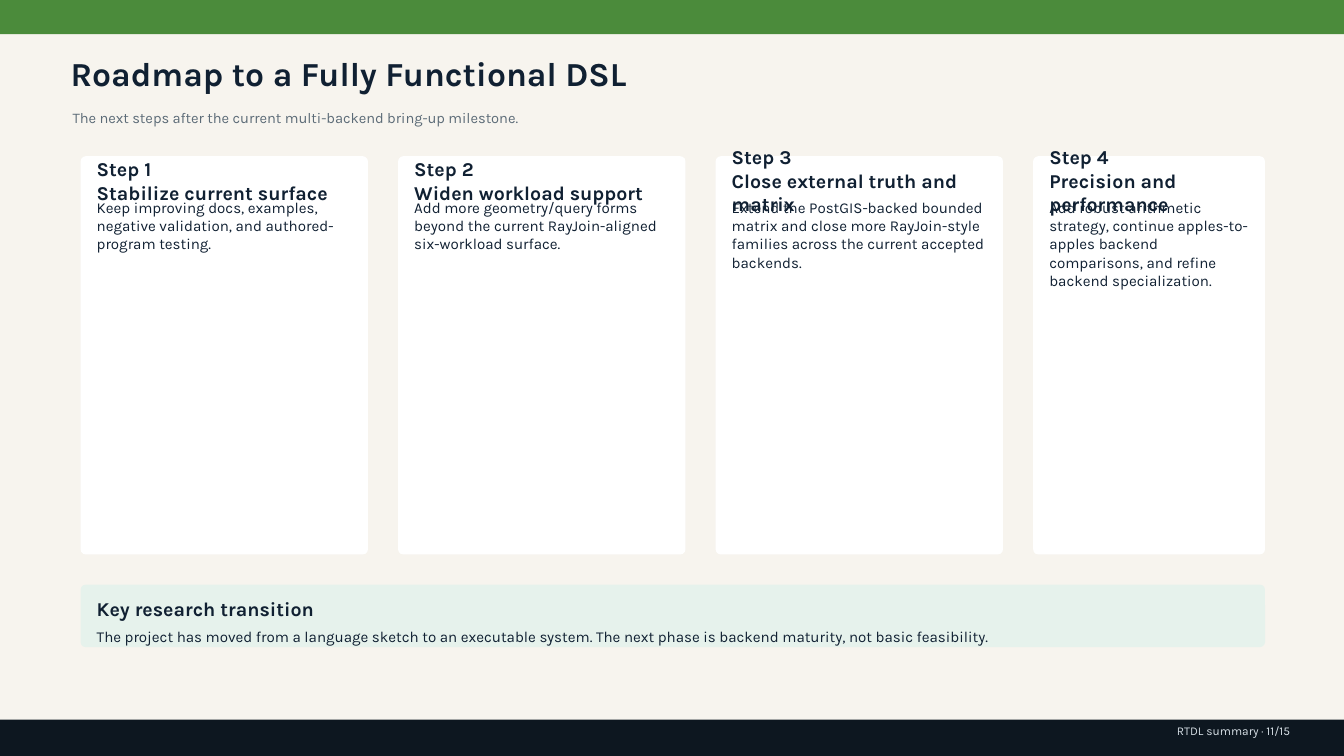
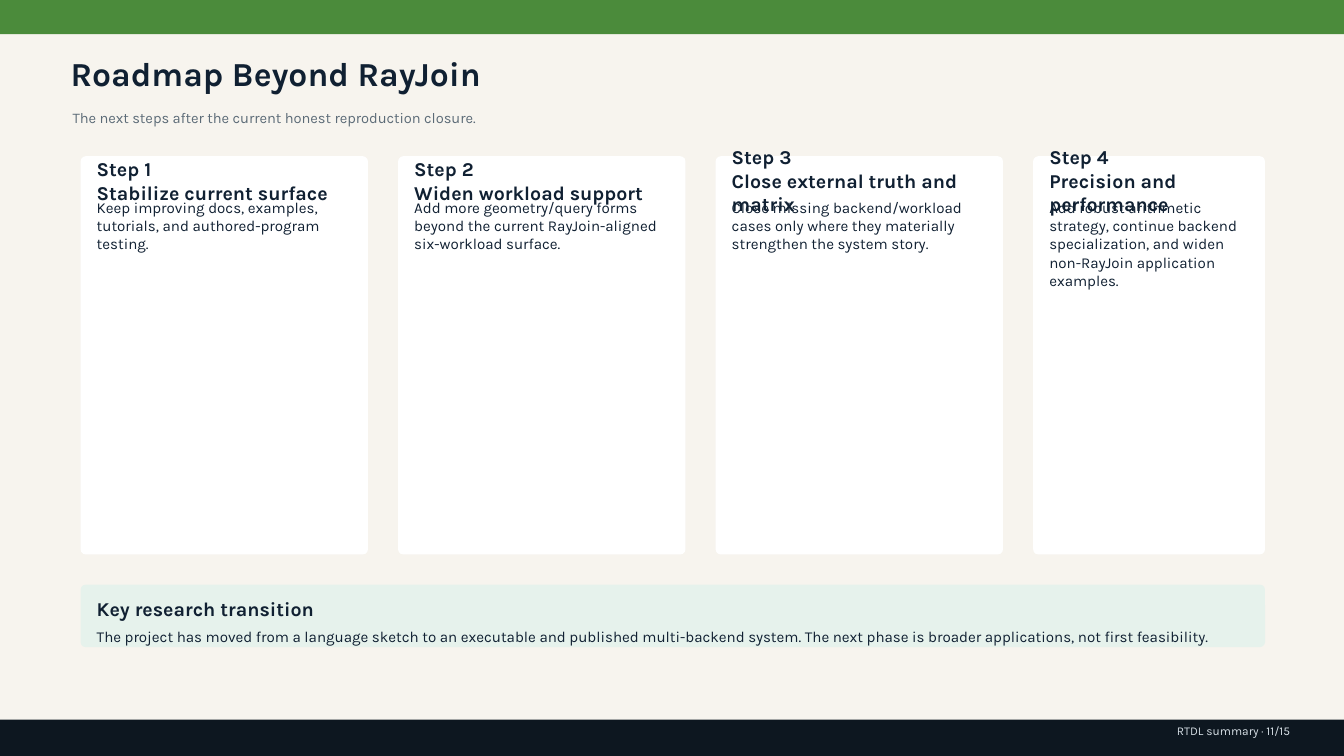
Before and after one commit to rubaolee/rtdl, a slide deck: slide 11 of rtdl_status_summary.pptx. Drawn at 1344x756 pixels with LibreOffice and Linux fonts; fonts in the diff are those of the drawing. Boxes give left, top, right and bottom in pixels: in the first picture for what was removed or moved away, otherwise in the second. Text is boxed around its words. In the diff, an @@ line names an element or a change of style, - is before the commit and + after.

Commit message:
Publish flat paper package, updated status deck, and Goal 104 report

```diff
--- a/rtdl_status_summary.pptx
+++ b/rtdl_status_summary.pptx
@@ text at [71,62,481,95]: text changed @@
-Roadmap to a Fully Functional DSL
+Roadmap Beyond RayJoin
@@ text at [73,113,475,127]: text changed @@
-The next steps after the current multi-backend bring-up milestone.
+The next steps after the current honest reproduction closure.
@@ text at [97,200,320,253]: text changed @@
-Keep improving docs, examples, negative validation, and authored-program testing.
+Keep improving docs, examples, tutorials, and authored-program testing.
@@ text at [732,200,962,253]: text changed @@
-Extend the PostGIS-backed bounded matrix and close more RayJoin-style families across the current accepted backends.
+Close missing backend/workload cases only where they materially strengthen the system story.
@@ text at [1049,200,1237,290]: text changed @@
-Add robust arithmetic strategy, continue apples-to-apples backend comparisons, and refine backend specialization.
+Add robust arithmetic strategy, continue backend specialization, and widen non-RayJoin application examples.
@@ text at [97,631,1208,646]: text changed @@
-The project has moved from a language sketch to an executable system. The next phase is backend maturity, not basic feasibility.
+The project has moved from a language sketch to an executable and published multi-backend system. The next phase is broader applications, not first feasibility.
```
Also in this commit, not shown: 7 other slides changed, 54 other files.
